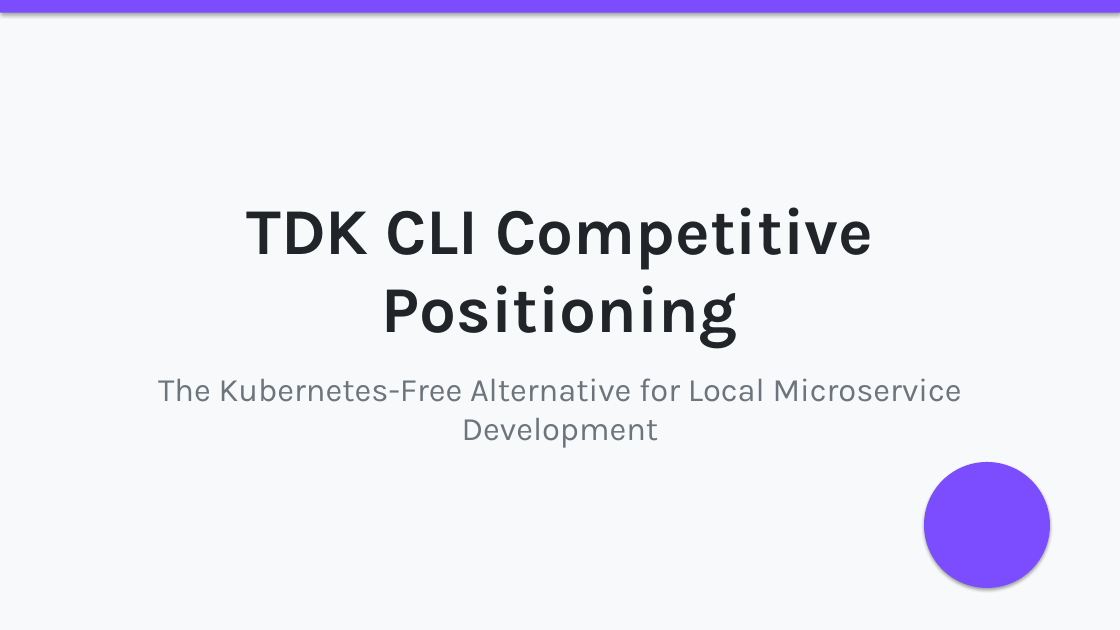
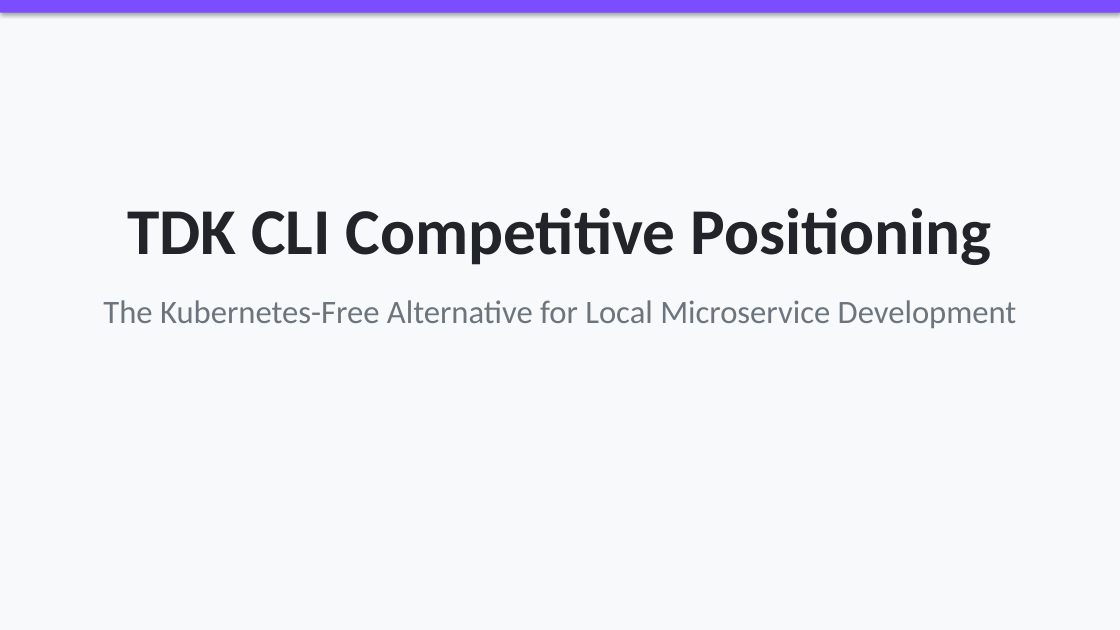
Before and after one commit to AK-Lmn/tdk-cli-core, a slide deck: slide 1 of TDK_CLI_Competitive_Positioning.pptx. Drawn at 1120x630 pixels with LibreOffice and Linux fonts; fonts in the diff are those of the drawing. Boxes give left, top, right and bottom in pixels: in the first picture for what was removed or moved away, otherwise in the second. Text is boxed around its words. In the diff, an @@ line names an element or a change of style, - is before the commit and + after.

```diff
--- a/TDK_CLI_Competitive_Positioning.pptx
+++ b/TDK_CLI_Competitive_Positioning.pptx
@@ text "TDK CLI Competitive Positioning" at <box>103,208,1017,328</box>: font Karla to Calibri @@
@@ ellipse removed at <box>924,462,1050,588</box> @@
```
Also in this commit, not shown: 11 other slides changed, 2 other files.
